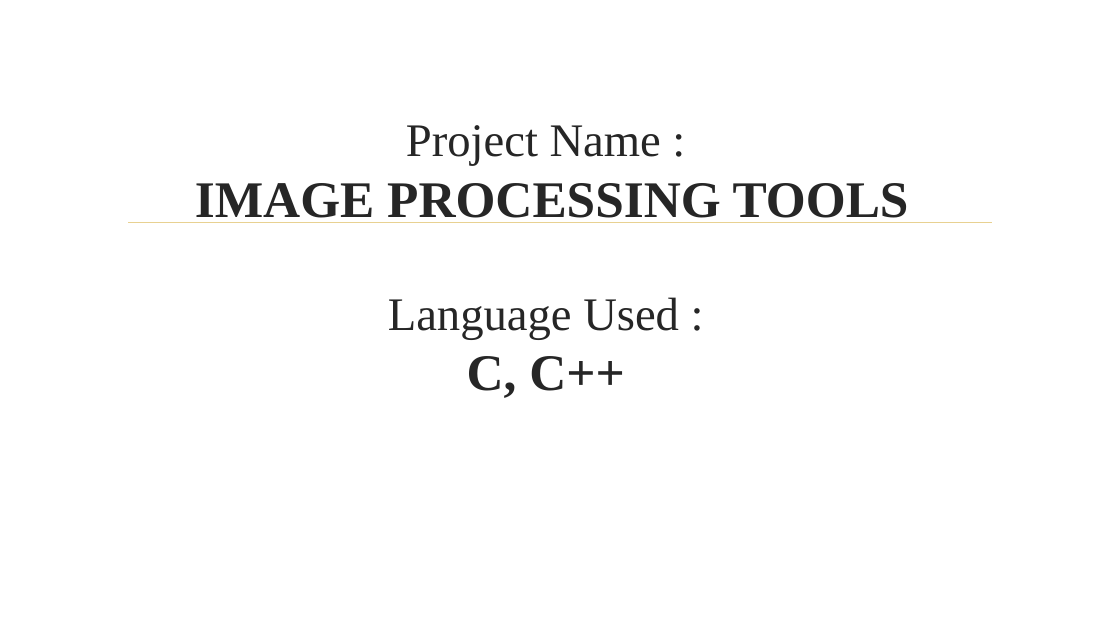
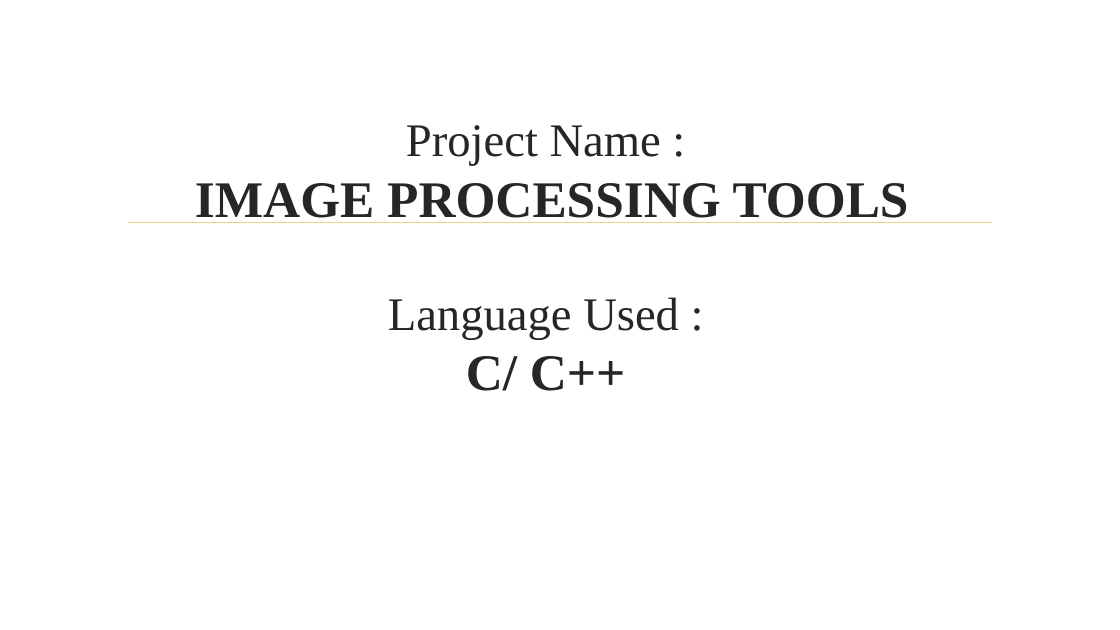
Before and after one commit to jsureka/ImageX, a slide deck: slide 2 of SOFTWARE PROJECT LAB -1.pptx. Drawn at 1120x630 pixels with LibreOffice and Linux fonts; fonts in the diff are those of the drawing; background and template pictures are left out. Boxes give left, top, right and bottom in pixels: in the first picture for what was removed or moved away, otherwise in the second. Text is boxed around its words. In the diff, an @@ line names an element or a change of style, - is before the commit and + after.

```diff
--- a/SOFTWARE PROJECT LAB -1.pptx
+++ b/SOFTWARE PROJECT LAB -1.pptx
@@ title at [195,125,909,391]: text changed @@
-Project Name :
-IMAGE PROCESSING TOOLS
-Language Used :
-C, C++
+Project Name :
+IMAGE PROCESSING TOOLS
+Language Used :
+C/ C++
```
Also in this commit, not shown: 2 other slides changed.
